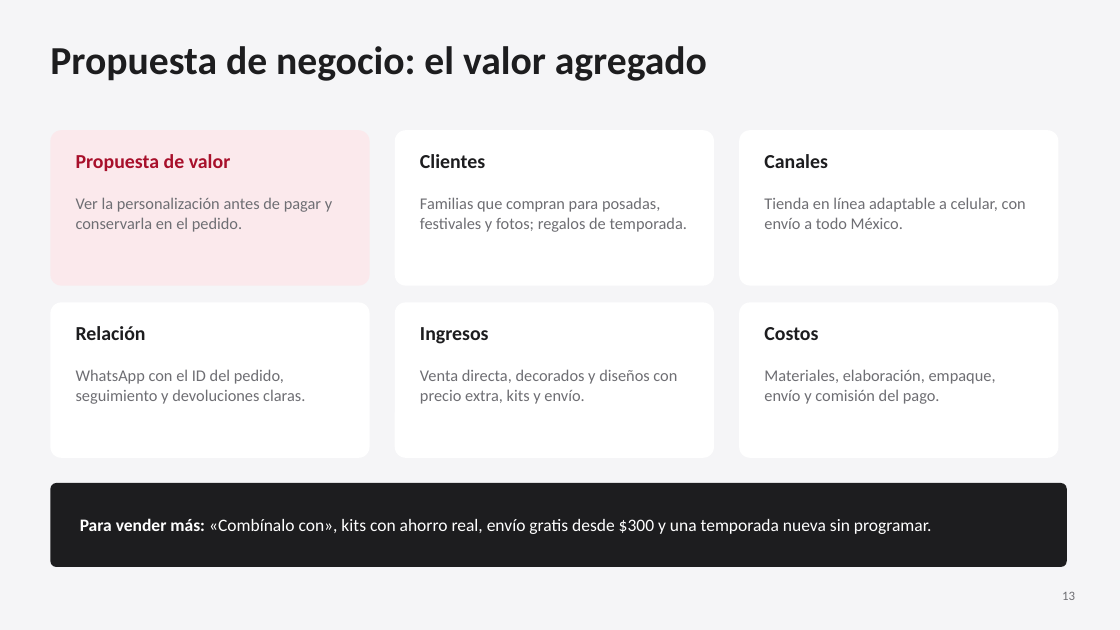
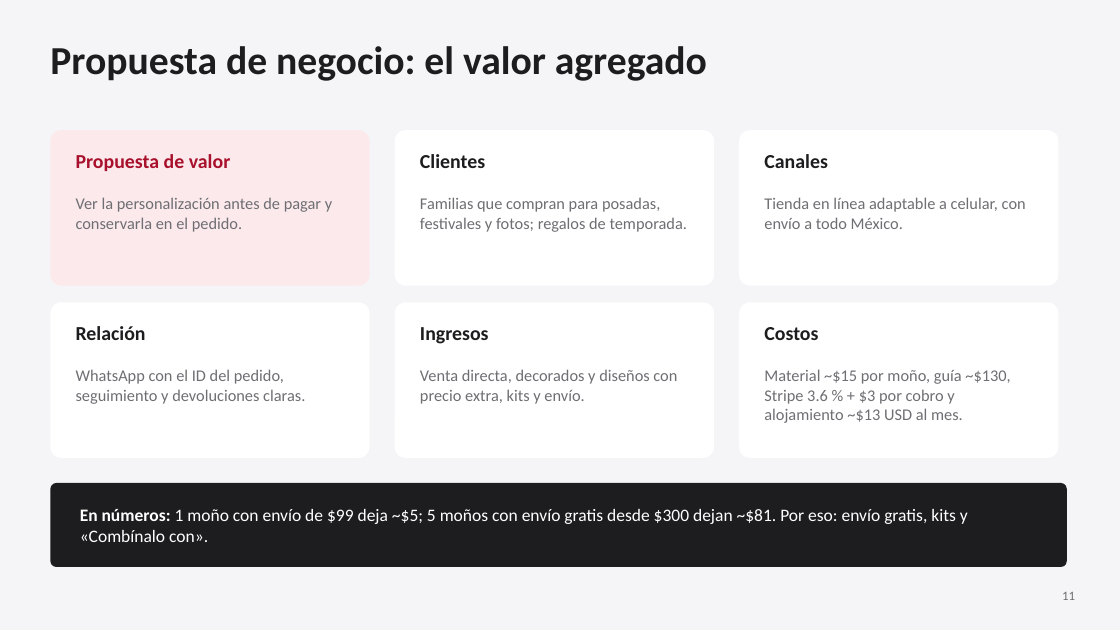
Before and after one commit to Josshuu13/TiendaWeb, a slide deck: slide 11 of docs/entrega/Pretexto-presentacion.pptx (slide 13 before the commit). Drawn at 1120x630 pixels with LibreOffice and Linux fonts; fonts in the diff are those of the drawing. Boxes give left, top, right and bottom in pixels: in the first picture for what was removed or moved away, otherwise in the second. Text is boxed around its words. In the diff, an @@ line names an element or a change of style, - is before the commit and + after.

```diff
--- a/docs/entrega/Pretexto-presentacion.pptx
+++ b/docs/entrega/Pretexto-presentacion.pptx
@@ text at [764, 369, 1010, 423]: text changed @@
-Materiales, elaboración, empaque, envío y comisión del pago.
+Material ~$15 por moño, guía ~$130, Stripe 3.6 % + $3 por cobro y alojamiento ~$13 USD al mes.
@@ text at [80, 509, 968, 542]: text changed @@
-Para vender más: «Combínalo con», kits con ahorro real, envío gratis desde $300 y una temporada nueva sin programar.
+En números: 1 moño con envío de $99 deja ~$5; 5 moños con envío gratis desde $300 dejan ~$81. Por eso: envío gratis, kits y «Combínalo con».
@@ text at [1062, 592, 1075, 600]: text changed @@
-13
+11
```
Also in this commit, not shown: 5 other slides changed, 1 slide added, 4 slides removed, 1 other file.
